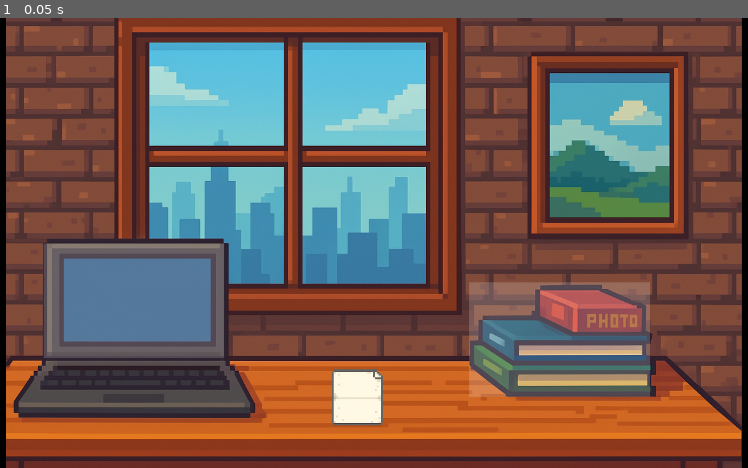
Above: before the commit, frame 1.
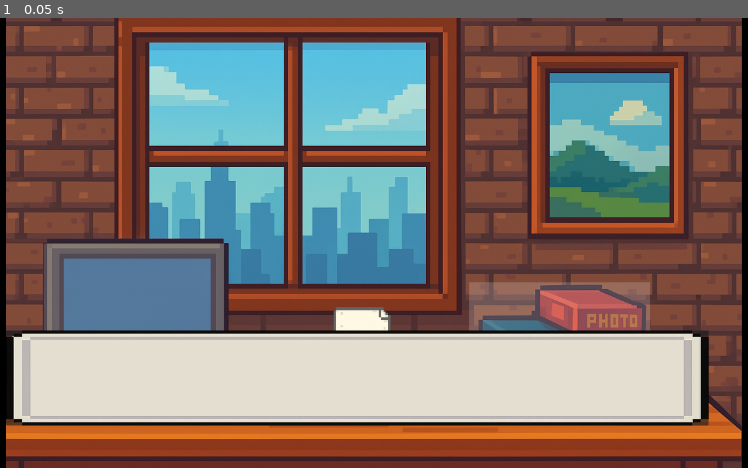
Above: after the commit, the same moment.

Repository: PauGasull/LettersOfABrokenDoll
Game: Godot game, scene res://Scenes/main.tscn
Same seed, same stepped clock (60 frames per second), same inputs: the game is played once before the commit and once after it.
Inputs:
- Up to frame 1 (0.05 s): no input

The runs differ from the first frame. In frame 1, 20% of the frame differs, in the area x 0-95%, y 64-91%.

Commit message:
Basic UI testing

Diff:
--- a/Scenes/main.tscn
+++ b/Scenes/main.tscn
@@ -1,9 +1,10 @@
-[gd_scene load_steps=5 format=3 uid="uid://plpdvtg1le8q"]
+[gd_scene load_steps=6 format=3 uid="uid://plpdvtg1le8q"]
 
 [ext_resource type="Texture2D" uid="uid://bma2w44748swj" path="res://Sprites/Background.png" id="1_jjgbg"]
 [ext_resource type="Script" uid="uid://cvi1mb8hatnn8" path="res://Scripts/clickable.gd" id="3_8gbba"]
-[ext_resource type="Texture2D" uid="uid://nmg8i16y1bms" path="res://Sprites/Letter.png" id="3_jjvhh"]
+[ext_resource type="Texture2D" uid="uid://nmg8i16y1bms" path="res://Sprites/Letter_icon.png" id="3_jjvhh"]
 [ext_resource type="Script" uid="uid://w2g6glccsgau" path="res://Scripts/game_manager.gd" id="4_jjvhh"]
+[ext_resource type="Texture2D" uid="uid://dc6322ygcnnrp" path="res://Sprites/TextArea.png" id="4_kry3j"]
 
 [node name="Node" type="Node2D"]
 metadata/_edit_horizontal_guides_ = [397.0]
@@ -44,12 +45,47 @@
 
 [node name="ColorRect" type="TextureRect" parent="CanvasLayer/TextureRect"]
 layout_mode = 0
-offset_left = 1118.0
-offset_top = 1060.0
-offset_right = 3440.0
-offset_bottom = 3382.0
+offset_left = 1165.45
+offset_top = 914.545
+offset_right = 2820.45
+offset_bottom = 2950.55
 scale = Vector2(0.1, 0.1)
 texture = ExtResource("3_jjvhh")
+
+[node name="PanelContainer" type="PanelContainer" parent="CanvasLayer"]
+anchors_preset = 12
+anchor_top = 1.0
+anchor_right = 1.0
+anchor_bottom = 1.0
+offset_left = 145.0
+offset_top = -180.0
+offset_right = 187.0
+offset_bottom = 326.0
+grow_horizontal = 2
+grow_vertical = 0
+scale = Vector2(0.85, 0.3)
+
+[node name="TextureRect" type="TextureRect" parent="CanvasLayer/PanelContainer"]
+layout_mode = 2
+texture = ExtResource("4_kry3j")
+
+[node name="VBoxContainer" type="VBoxContainer" parent="CanvasLayer/PanelContainer/TextureRect"]
+layout_mode = 0
+offset_right = 40.0
+offset_bottom = 40.0
+
+[node name="RichTextLabel" type="RichTextLabel" parent="CanvasLayer/PanelContainer/TextureRect/VBoxContainer"]
+layout_mode = 2
+text = "TEST 1"
+
+[node name="RichTextLabel2" type="RichTextLabel" parent="CanvasLayer/PanelContainer/TextureRect/VBoxContainer"]
+layout_mode = 2
+text = "Test 2"
+
+[node name="RichTextLabel3" type="RichTextLabel" parent="CanvasLayer/PanelContainer/TextureRect/VBoxContainer"]
+layout_mode = 2
+text = "Test 3
+"
 
 [node name="Camera2D" type="Camera2D" parent="."]
 position = Vector2(700, 400)
--- a/project.godot
+++ b/project.godot
@@ -51,6 +51,10 @@
 
 enabled=PackedStringArray("res://addons/resources_spreadsheet_view/plugin.cfg")
 
+[global_group]
+
+Clickable="Grup de tots els objectes interactuables"
+
 [rendering]
 
 renderer/rendering_method="gl_compatibility"
Binary file added: Sprites/Button.png
Not shown, added: Sprites/Button.png.import
Binary file removed: Sprites/Letter.png
Binary file added: Sprites/Letter_full.png
Not shown, added: Sprites/Letter_full.png.import
Binary file added: Sprites/Letter_icon.png
Not shown, added: Sprites/Letter_icon.png.import
Binary file added: Sprites/TextArea.png
Not shown, changed: Sprites/TextArea.png.import
